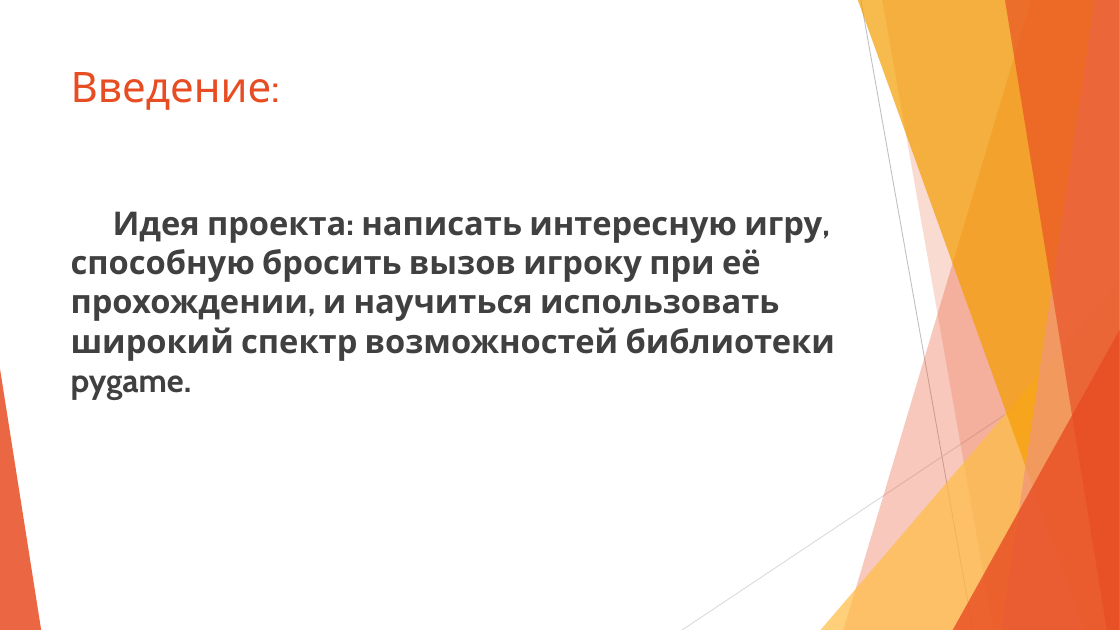
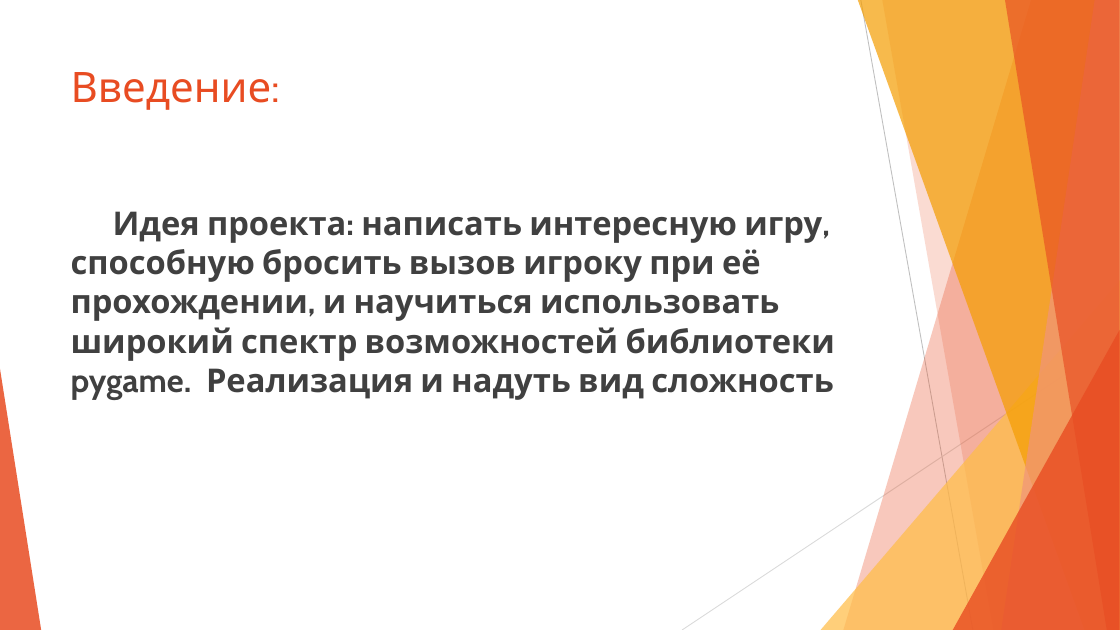
Before and after one commit to arta159/roguelite, a slide deck: slide 2 of Проект Roguelite.pptx. Drawn at 1120x630 pixels with LibreOffice and Linux fonts; fonts in the diff are those of the drawing. Boxes give left, top, right and bottom in pixels: in the first picture for what was removed or moved away, otherwise in the second. Text is boxed around its words. In the diff, an @@ line names an element or a change of style, - is before the commit and + after.

```diff
--- a/Проект Roguelite.pptx
+++ b/Проект Roguelite.pptx
@@ text at <box>71,211,835,400</box>: text changed @@
-Идея проекта: написать интересную игру, способную бросить вызов игроку при её прохождении, и научиться использовать широкий спектр возможностей библиотеки pygame.
+Идея проекта: написать интересную игру, способную бросить вызов игроку при её прохождении, и научиться использовать широкий спектр возможностей библиотеки pygame. Реализация и надуть вид сложность
```
Also in this commit, not shown: 5 other slides changed, 3 slides added.
